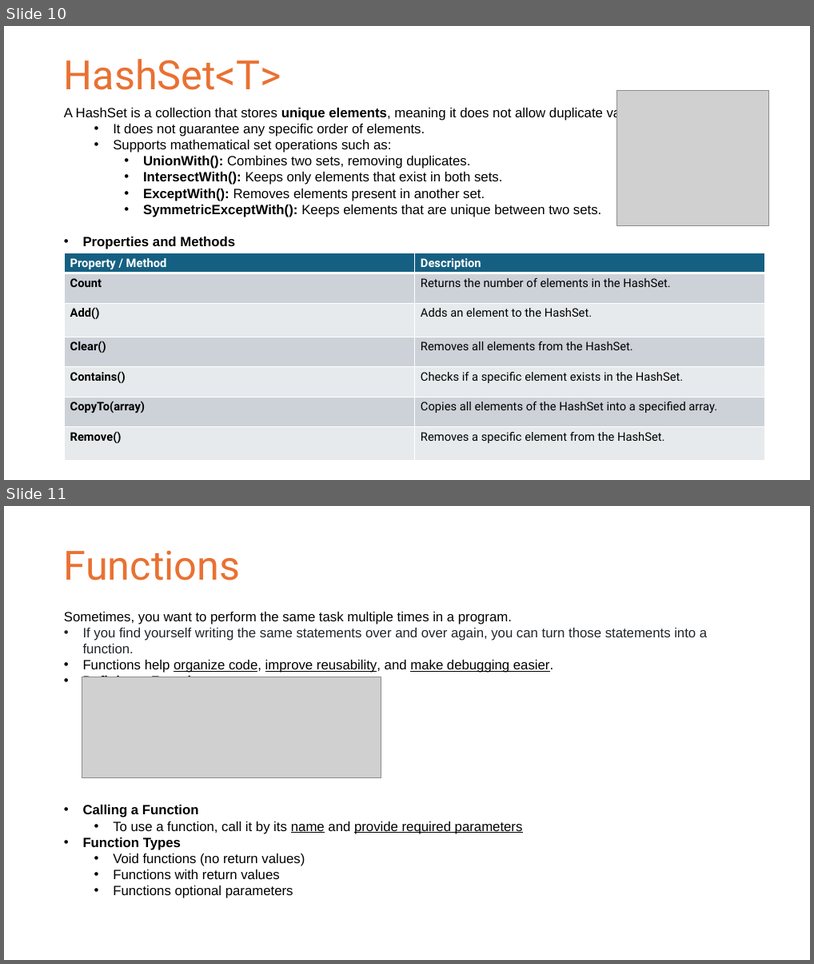
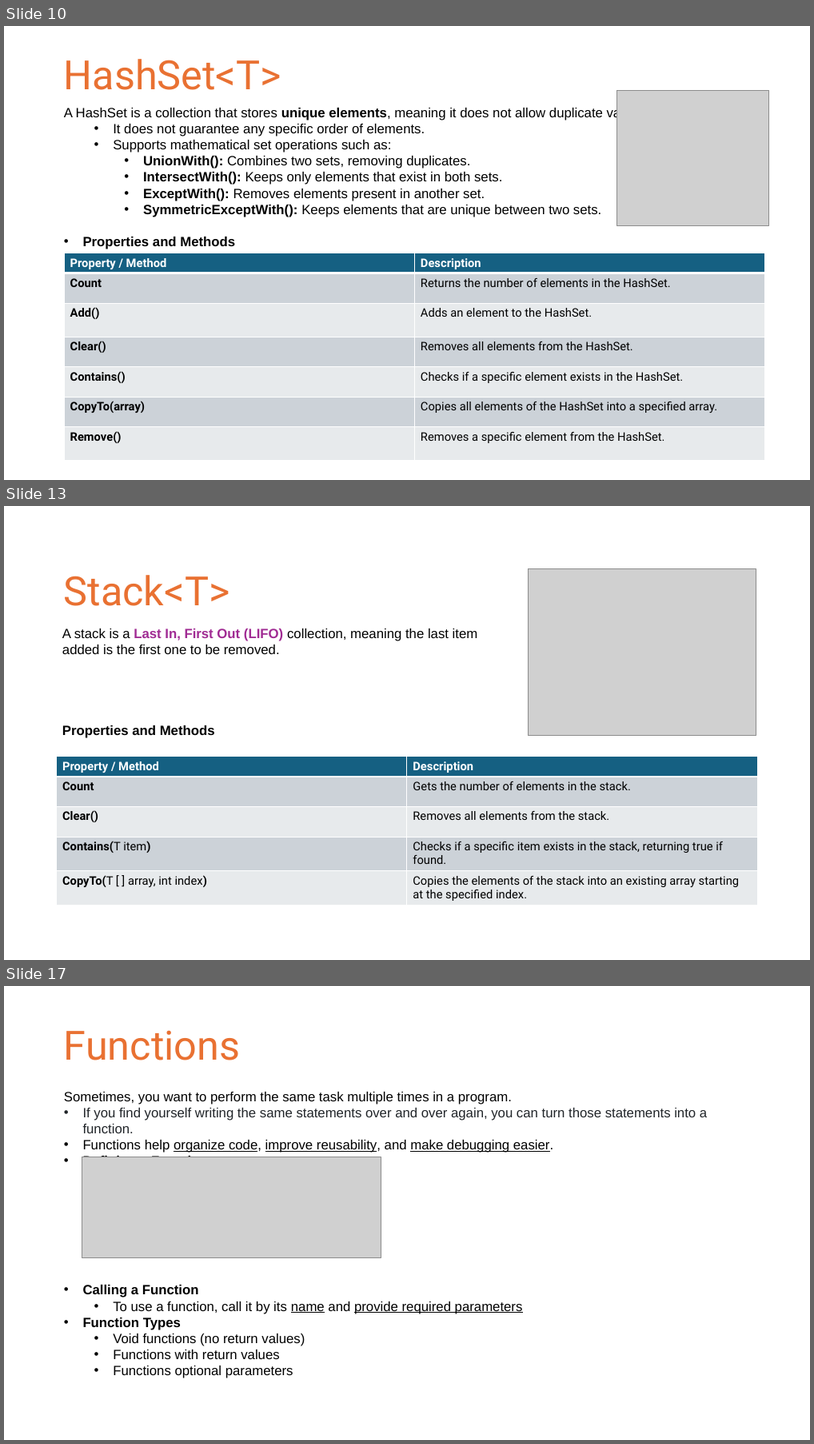
Before and after one commit to doolino/Unity_Tutorial_Spring_2025, a slide deck: Week2/Week2_Slides.pptx. Shown one above the other, each under a label of ours: slides 10 and 11 before the commit, slides 10, 13 and 17 after it; the slides between them are not shown. The pictures are 814x964 and 814x1444 pixels, drawn with LibreOffice and Linux fonts; fonts in the diff are those of the drawing; grey boxes stand for pictures. Boxes give left, top, right and bottom in pixels: in the first picture for what was removed or moved away, otherwise in the second. Text is boxed around its words. In the diff, an @@ line names an element or a change of style, - is before the commit and + after.

```diff
--- a/Week2/Week2_Slides.pptx
+++ b/Week2/Week2_Slides.pptx
@@ slide 13 added at [4,506,810,960], background #FFFFFF @@
@@ text added at [64,575,230,606], 48 pt, text #E97132 @@
+Stack<T>
@@ picture added at [529,569,757,736] @@
@@ text added at [62,628,478,738], 16 pt, text #000000 @@
+A stack is a Last In, First Out (LIFO) collection, meaning the last item added is the first one to be removed.
+Properties and Methods
@@ table added at [57,756,758,905], 5 rows, 2 columns @@
+Property / Method | Description
+Count | Gets the number of elements in the stack.
+Clear() | Removes all elements from the stack.
+Contains(T item) | Checks if a specific item exists in the stack, returning true if found.
+CopyTo(T [ ] array, int index) | Copies the elements of the stack into an existing array starting at the specified index.
@@ what was slide 11 is now slide 17 @@
```
Also in this commit, not shown: 1 slide changed, 5 other slides added.
